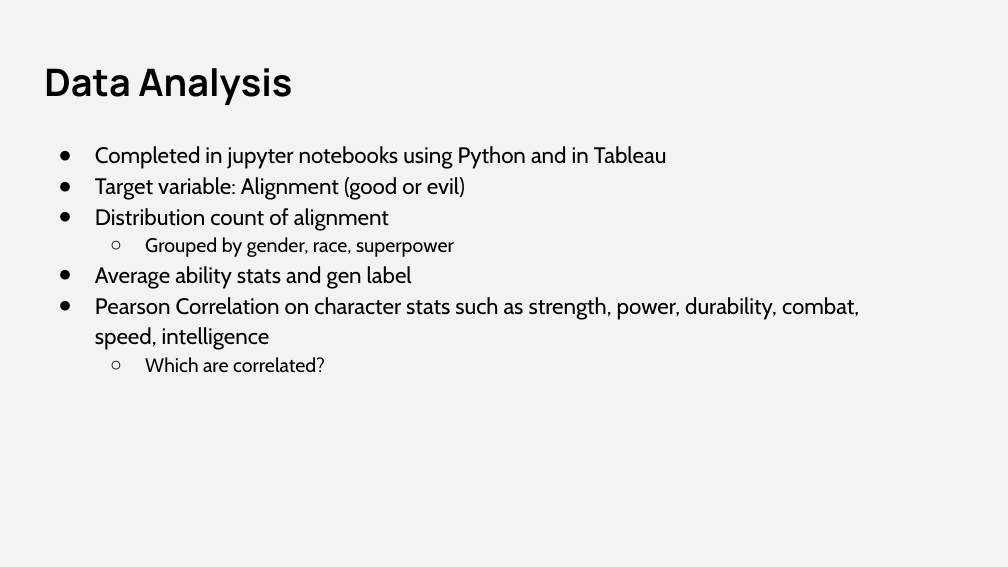
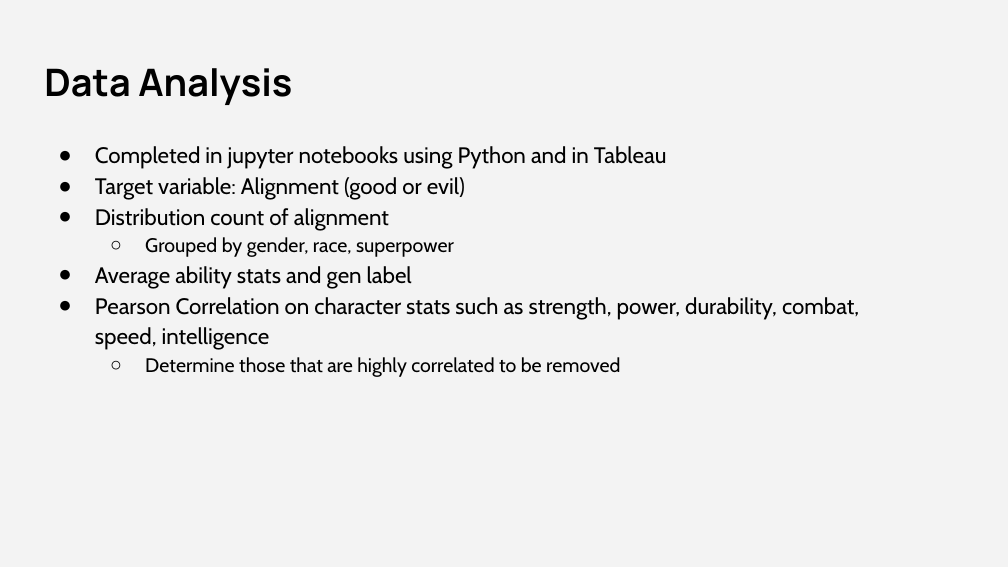
Before and after one commit to jmasurovsky/Superhero_ML, a slide deck: slide 5 of Presentation/Superhero_ML.pptx. Drawn at 1008x567 pixels with LibreOffice and Linux fonts; fonts in the diff are those of the drawing. Boxes give left, top, right and bottom in pixels: in the first picture for what was removed or moved away, otherwise in the second. Text is boxed around its words. In the diff, an @@ line names an element or a change of style, - is before the commit and + after.

```diff
--- a/Presentation/Superhero_ML.pptx
+++ b/Presentation/Superhero_ML.pptx
@@ text at [145,357,620,377]: text changed @@
-  ○ Which are correlated?
+  ○ Determine those that are highly correlated to be removed
```
Also in this commit, not shown: 2 other slides changed, 4 slides added, 1 slide removed, 1 other file.
